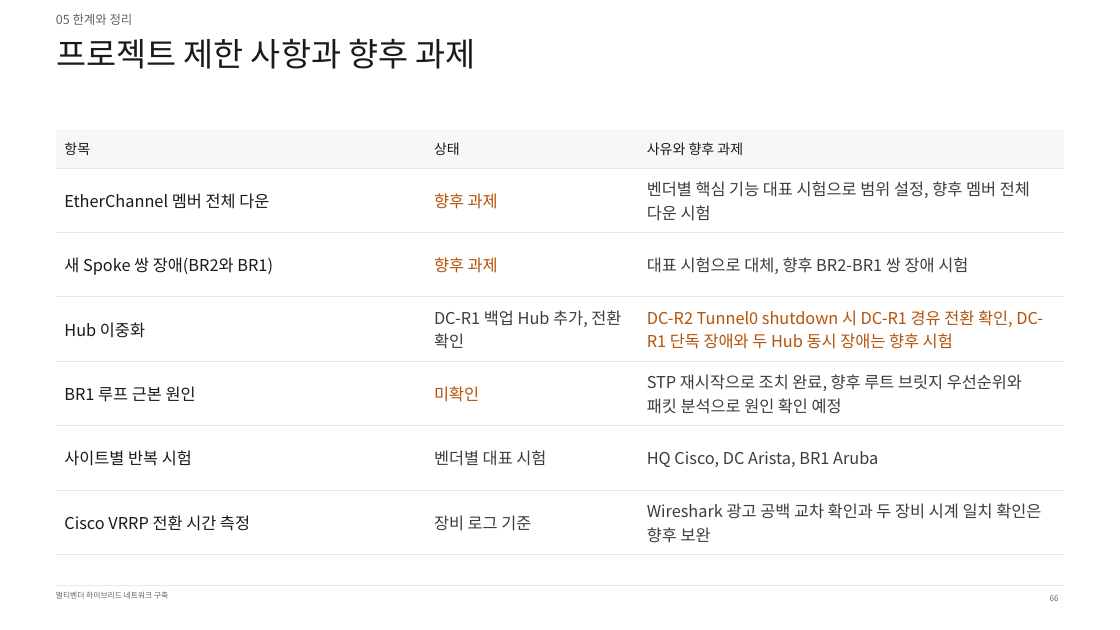
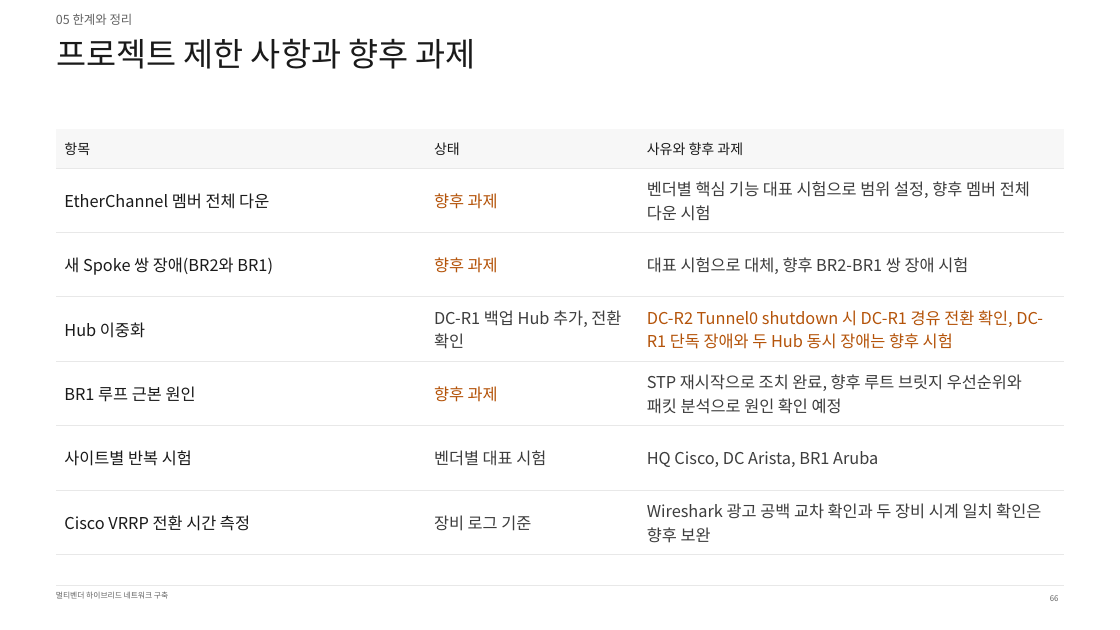
Before and after one commit to KSNAM97/multivendor-wan-dmvpn-mpls-lab, a slide deck: slide 66 of ppt/최종/멀티벤더_하이브리드_WAN_구축_남기석_261020.pptx. Drawn at 1120x630 pixels with LibreOffice and Linux fonts; fonts in the diff are those of the drawing. Boxes give left, top, right and bottom in pixels: in the first picture for what was removed or moved away, otherwise in the second. Text is boxed around its words. In the diff, an @@ line names an element or a change of style, - is before the commit and + after.

Commit message:
발표 자료에서 미확인 표기를 향후 과제로 정리

```diff
--- a/ppt/최종/멀티벤더_하이브리드_WAN_구축_남기석_261020.pptx
+++ b/ppt/최종/멀티벤더_하이브리드_WAN_구축_남기석_261020.pptx
@@ table at bbox=[56, 129, 1064, 554] @@
-row 5, column 2: 미확인
+row 5, column 2: 향후 과제
```
Also in this commit, not shown: 2 other slides changed.
